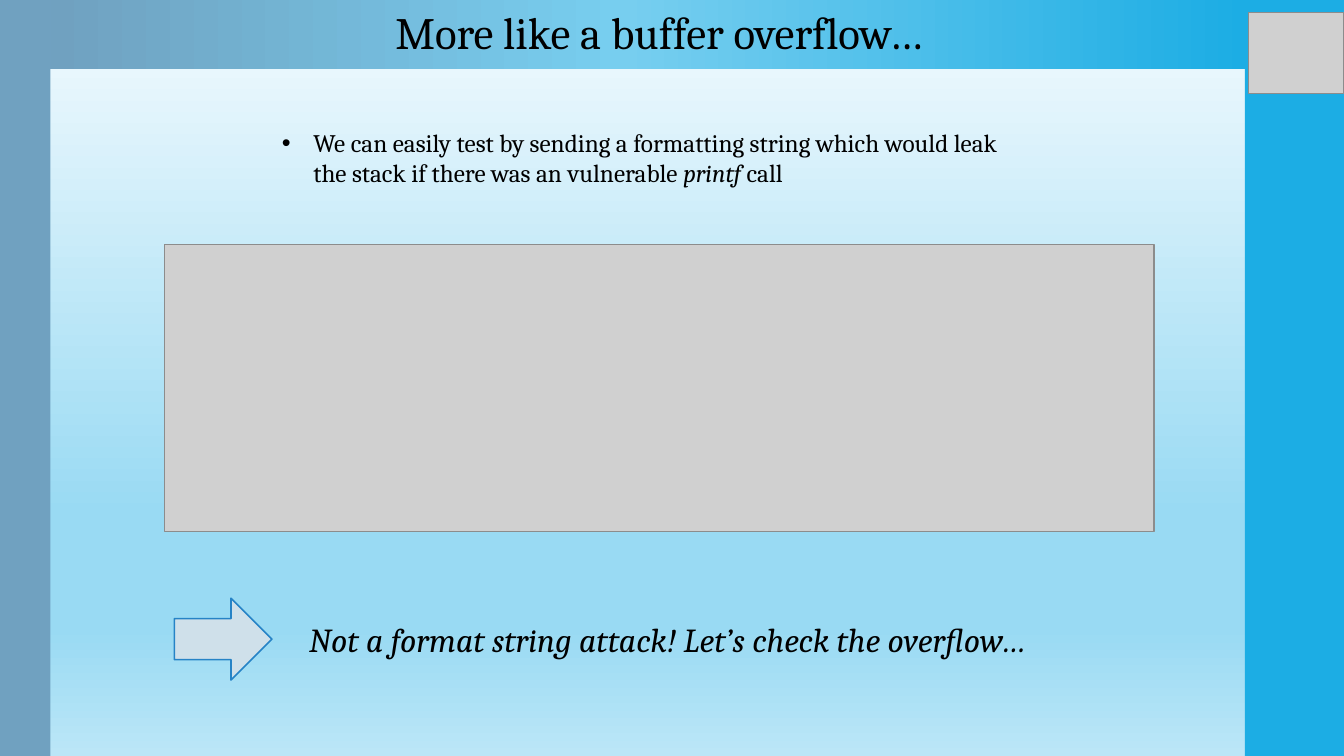
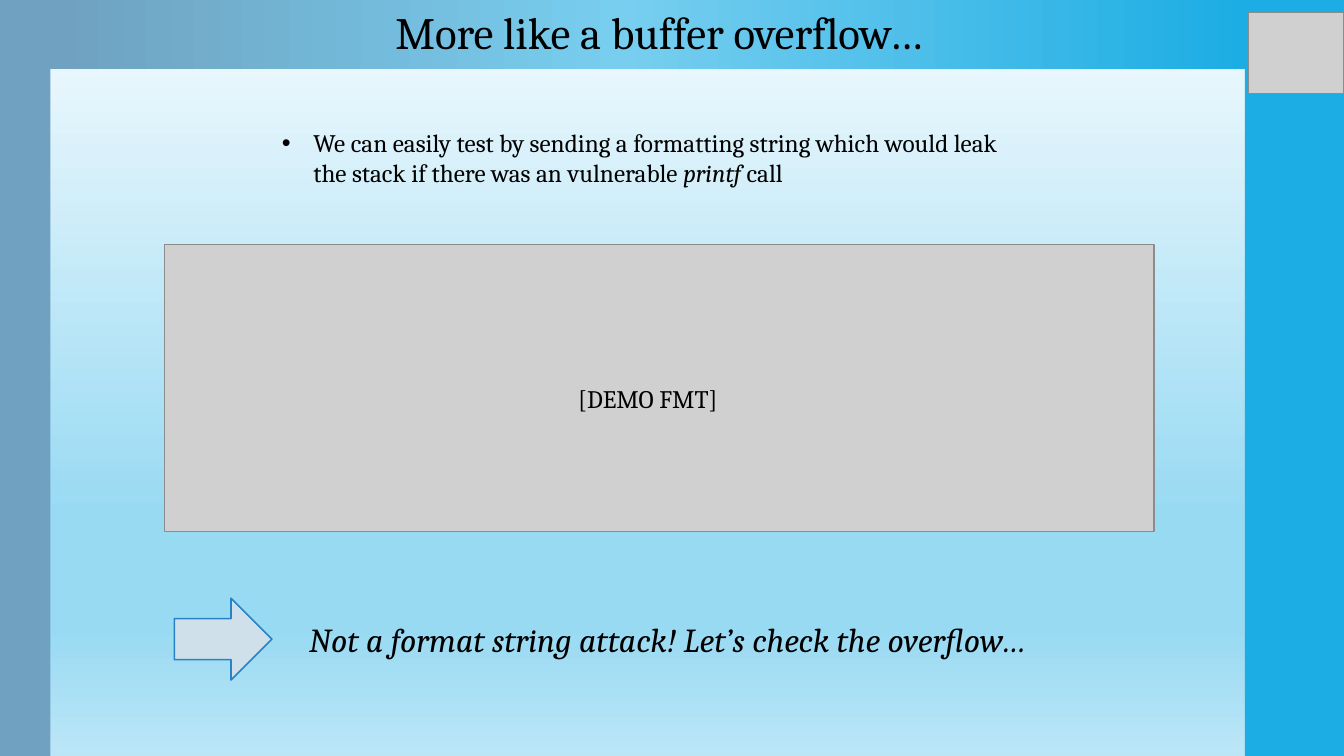
Before and after one commit to Ewael/LSE, a slide deck: slide 5 of Blind_Date/slides.pptx. Drawn at 1344x756 pixels with LibreOffice and Linux fonts; fonts in the diff are those of the drawing; grey boxes stand for pictures. Boxes give left, top, right and bottom in pixels: in the first picture for what was removed or moved away, otherwise in the second. Text is boxed around its words. In the diff, an @@ line names an element or a change of style, - is before the commit and + after.

```diff
--- a/Blind_Date/slides.pptx
+++ b/Blind_Date/slides.pptx
@@ text added at [578,390,717,412], 18 pt, text #000000 @@
+[DEMO FMT]
```
Also in this commit, not shown: 2 other slides changed, 3 slides added.
